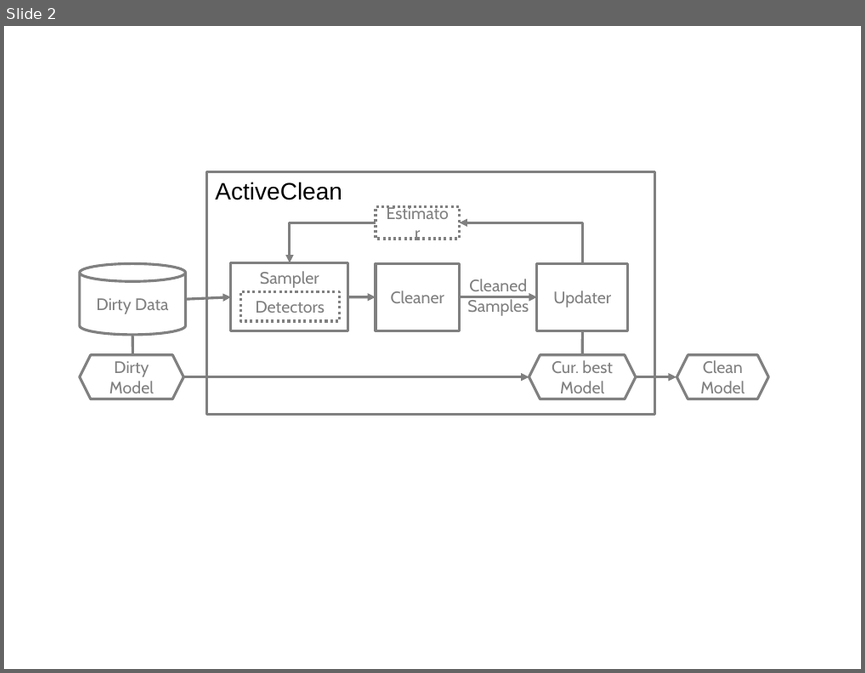
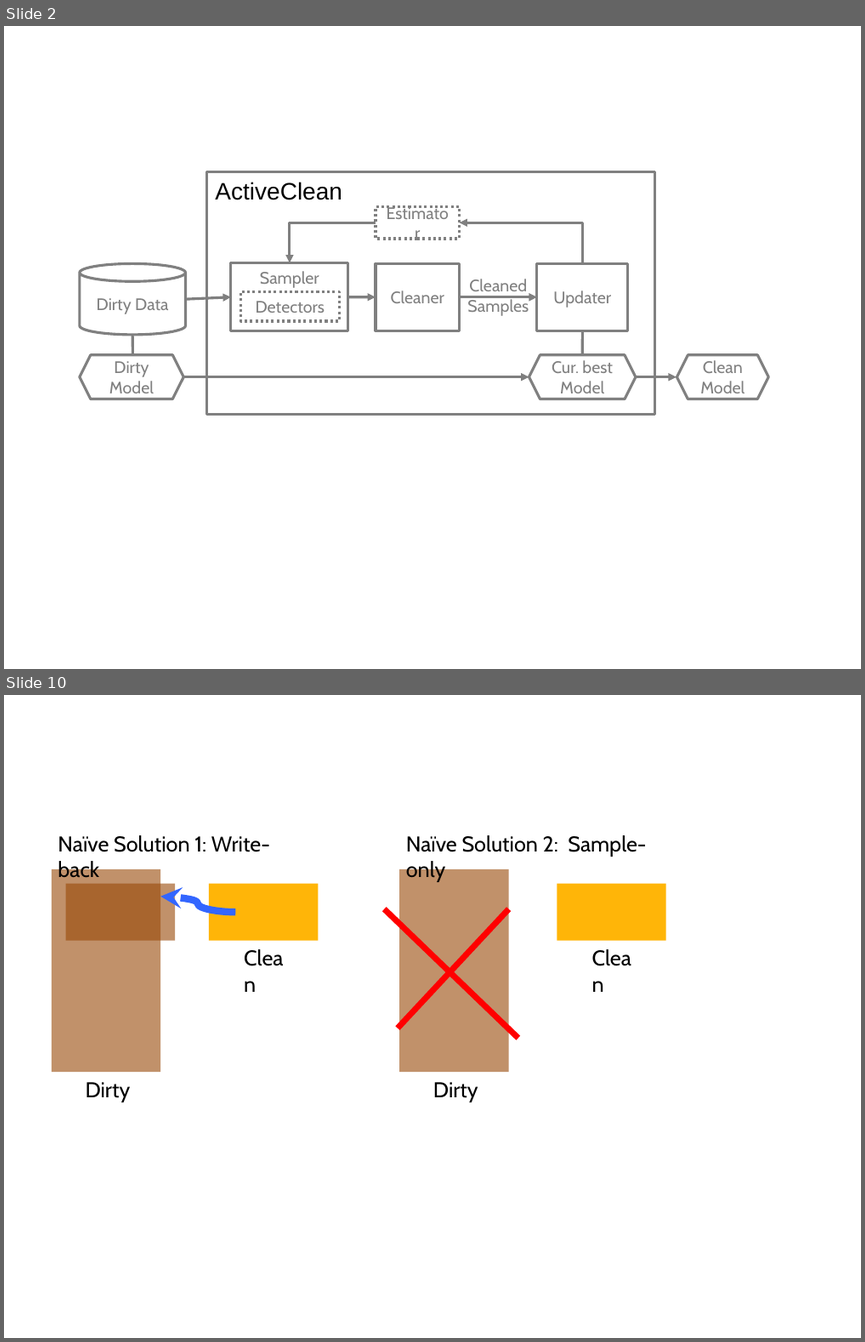
Before and after one commit to sjyk/sampleml, a slide deck: figs/figs.pptx. Shown one above the other, each under a label of ours: slide 2 before the commit, slides 2 and 10 after it; the slides between them are not shown. The pictures are 865x673 and 865x1342 pixels, drawn with LibreOffice and Linux fonts; fonts in the diff are those of the drawing. Boxes give left, top, right and bottom in pixels: in the first picture for what was removed or moved away, otherwise in the second. Text is boxed around its words. In the diff, an @@ line names an element or a change of style, - is before the commit and + after.

```diff
--- a/figs/figs.pptx
+++ b/figs/figs.pptx
@@ slide 10 added at [4, 695, 861, 1338], background #FFFFFF @@
@@ group added at [51, 835, 665, 1102]: 6 texts, 5 rectangles, 2 lines, 1 curved arrow @@
+Dirty
+Clean
+Naïve Solution 1: Write-back
+Dirty
+Clean
+Naïve Solution 2: Sample-only
```
Also in this commit, not shown: 11 other slides added, 4 other files.
